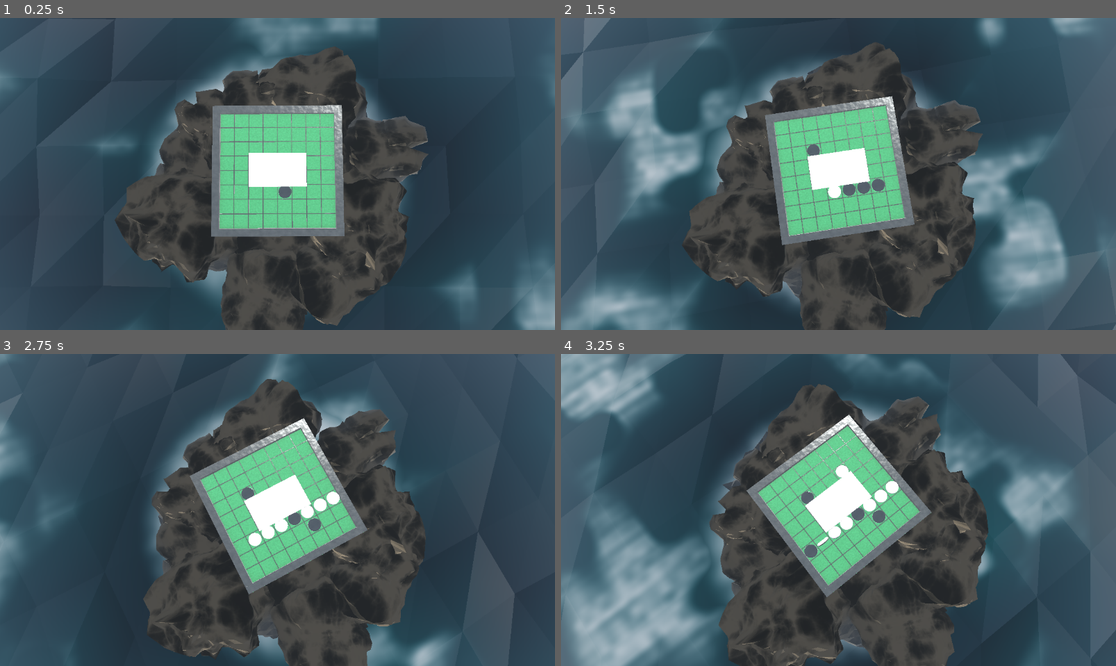
Above: before the commit, frames 1-4 (two rows, left to right).
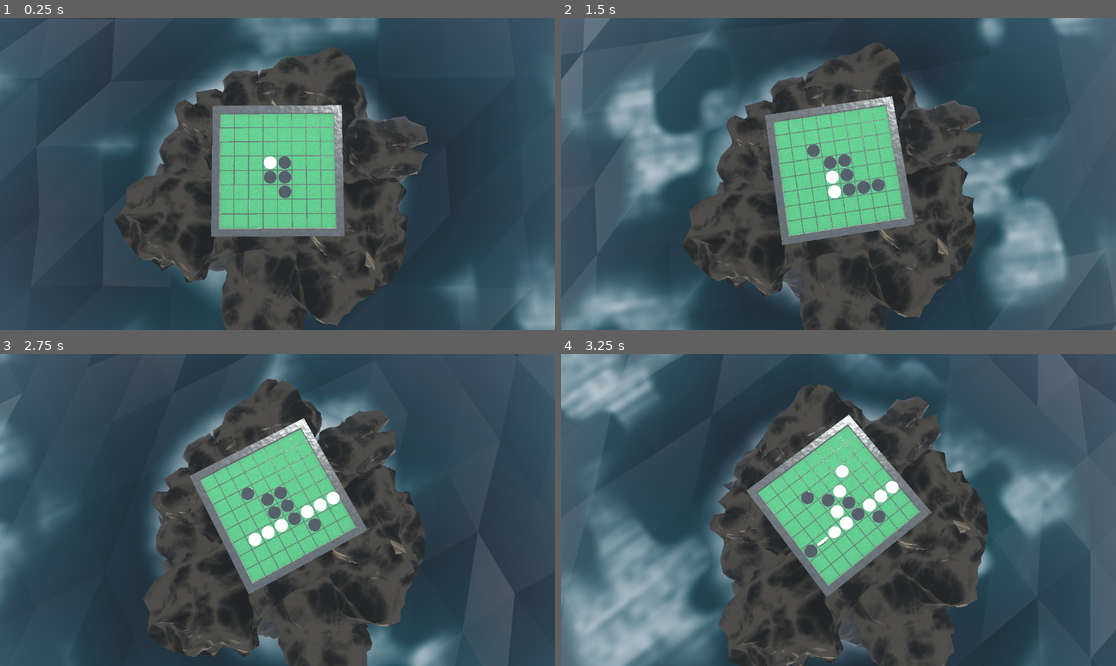
Above: after the commit, the same moments.

Repository: jop3/game-builder
Game: Godot game, scene res://othello.tscn
The game is run twice, just before and just after one commit, with the same random seed, the same clock (stepped at 60 frames per second) and the same inputs.
Inputs:
- Up to frame 1 (0.25 s): no input
- Up to frame 2 (1.5 s): no input
- Up to frame 3 (2.75 s): no input
- Up to frame 4 (3.25 s): no input

The runs differ from the first frame. In frame 1, 1.1% of the frame differs, in the area x 39-56%, y 43-55%; in frame 2, 1.1%; in frame 3, 1.1%, in the area x 40-57%, y 38-57%; in frame 4, 1.0%.

Commit message:
fix: piedestalens kapitäl trängde upp genom brädet — bygg pelaren EFTER brädet laddats och skala mot brädets underkant (_board_bottom_y)

Diff:
--- a/examples/othello/game/othello.gd
+++ b/examples/othello/game/othello.gd
@@ -37,6 +37,7 @@
 var _cy := 0.0
 var _cell := 0.05
 var _surf_z := 0.03
+var _board_bottom_y := 0.5   # brädets underkant i världs-Y (piedestalens topp)
 var _border := 0.0265
 var _disc_h := 0.007
 var _bw := 0.46          # board footprint (measured)
@@ -118,6 +119,7 @@
 	_build_fx()
 	_build_audio()
 	_load_assets()
+	_build_pedestal()      # EFTER brädet laddats: pelaren skalas mot brädets underkant
 	_build_trays()
 	_precompute_game()
 	_play_dur = _compute_play_dur()
@@ -379,6 +381,7 @@
 	var play := bw - 2.0 * _border
 	_cell = play / 8.0
 	_surf_z = LIFT + ab.position.y + ab.size.y - 0.004  # brädets yta i världs-Y
+	_board_bottom_y = LIFT + ab.position.y              # brädets underkant i världs-Y
 	_disc_proto = _load_glb(_disc_glb)
 	_disc_proto.visible = false
 	add_child(_disc_proto)
@@ -637,7 +640,6 @@
 
 	_build_sea()
 	_build_rock_island()
-	_build_pedestal()
 	_build_coast()
 	if _sea_mat:
 		_sea_mat.set_shader_parameter("island_r", ISLAND_R)
@@ -712,7 +714,11 @@
 	col.visible = false
 	add_child(col)
 	var h := _aabb(col).size.y
-	var sc := (LIFT + 0.05) / maxf(h, 0.001)
+	# skala så pelarens TOPP (kapitälet) hamnar strax under brädets underkant, med
+	# en liten överlappning — brädet vilar på kapitälet, inget som tränger upp
+	# genom brädets ovansida (buggen: tidigare gissad höjd översköt brädet).
+	var target_top := _board_bottom_y + 0.01
+	var sc := target_top / maxf(h, 0.001)
 	var inst: Node3D = col.duplicate()
 	inst.visible = true
 	inst.scale = Vector3(sc * 1.5, sc, sc * 1.5)   # bredare → stadigare piedestal
